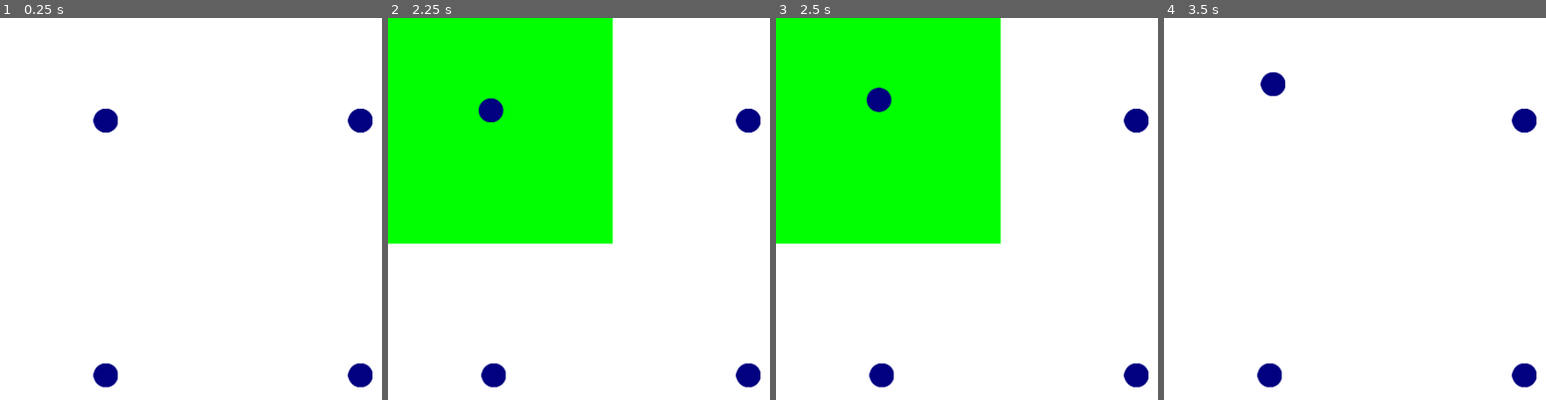
Above: before the commit, frames 1-4 (left to right).
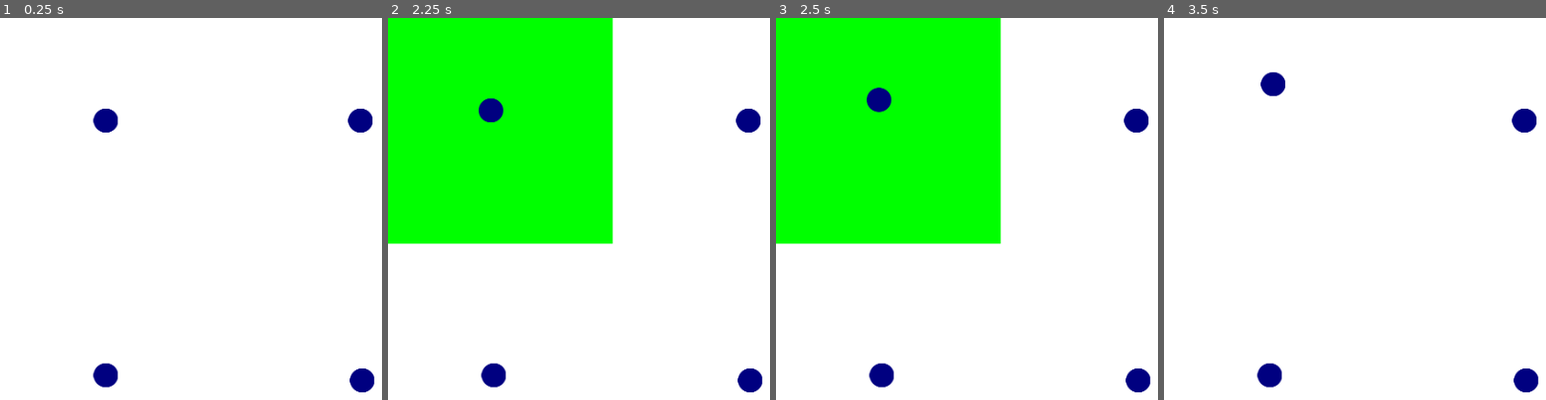
Above: after the commit, the same moments.

Repository: Jcalafange/IA_para_jogos
Game: Godot game, scene res://Cena1.tscn
The game is run twice, just before and just after one commit, with the same random seed, the same clock (stepped at 60 frames per second) and the same inputs. The engine's default icon, where the game draws it, is replaced by a stand-in: a white triangle on a blue panel in a dark square.
Inputs (mouse positions are % of the whole screen's width and height, from its top left):
- Up to frame 1 (0.25 s): no input
- Up to frame 2 (2.25 s): move the mouse to (72, 45) at 0.52 s; hold D (move_right) 0.53-1.28 s; click (72, 45) at 0.67 s; move the mouse to (30, 55) at 1.27 s; hold S (move_down) 1.28-2.03 s; move the mouse to (60, 28) at 2.02 s; hold D (move_right) from 2.03 s (still down)
- Up to frame 3 (2.5 s): keep holding D (move_right)
- Up to frame 4 (3.5 s): move the mouse to (45, 70) at 2.77 s; release D (move_right) at 2.78 s; hold W (move_up) from 2.78 s (still down); click (45, 70) at 2.92 s
The pictures show only the part of the screen within x 37-87%, y 37-87%; the shares and areas given below are measured in that part.

The runs differ from the first frame. In frame 1, 0.2% of the frame differs, in the area x 91-98%, y 90-98%; in frame 2, 0.2%; in frame 3, 0.2%; in frame 4, 0.2%.

Commit message:
PowerUp sendo instanciados aleatoriamente dando velocidade

Diff:
--- a/Cena1.tscn
+++ b/Cena1.tscn
@@ -74,7 +74,7 @@
 position = Vector2(460, 755)
 
 [node name="ball11" parent="GameController" groups=["Balls"] instance=ExtResource("3_glsyj")]
-position = Vector2(760, 755)
+position = Vector2(762, 761)
 
 [node name="HUD" type="CanvasLayer" parent="GameController"]
 
@@ -86,6 +86,7 @@
 color = Color(0, 0, 0, 0.509804)
 
 [node name="Bar" type="ColorRect" parent="GameController/HUD/PlayerLife"]
+layout_mode = 0
 offset_left = 1.0
 offset_top = 1.0
 offset_right = 99.0
--- a/Scripts/GameController.gd
+++ b/Scripts/GameController.gd
@@ -13,6 +13,17 @@
 	distribuir_balls()
 	connect_signals()
 	set_process_input(true)
+
+	var timer = Timer.new()
+	timer.wait_time = 10  # Spawn de power-up a cada 10 segundos
+	timer.one_shot = false
+	timer.connect("timeout", Callable(self, "_on_spawn_power_up_timer_timeout"))
+	add_child(timer)
+	timer.start()
+
+func _on_spawn_power_up_timer_timeout():
+	var random_position = Vector2(randf() * 800, randf() * 600)  # Define uma posição aleatória
+	spawn_power_up(random_position)
 
 # Função para ativar/desativar zonas
 func toggle_zone(zone: Area2D):
@@ -46,6 +57,15 @@
 	for ball in all_balls:
 		ball.connect("destruct_ball", Callable(self, "_on_ball_destructed"))
 
+func spawn_power_up(position: Vector2):
+	var power_up_scene = preload("res://scenes/PowerUp/PowerUp.tscn")  # Caminho para a cena do power-up
+	var power_up_instance = power_up_scene.instantiate()  # Instancia o power-up
+	add_child(power_up_instance)
+	power_up_instance.position = position  # Define a posição do power-up
+
+	# Conecta o power-up ao jogador
+	var player = get_tree().get_nodes_in_group("Player")[0]  # Supondo que o jogador está no grupo "Player"
+	player.connect_power_up(power_up_instance)
 
 func _on_player_status_change(currentLife):
 	hpBar.size.x = (currentLife/100.0) * hpBar.size.x # Replace with function body.
--- a/Scripts/bola.gd
+++ b/Scripts/bola.gd
@@ -81,3 +81,12 @@
 
 func _on_shoot_timer_timeout():
 	can_shoot = true # Replace with function body.
+
+# Função para aumentar a velocidade ao coletar o power-up
+func increase_speed():
+	speed += 50  # Aumenta a velocidade
+	print("Velocidade aumentada para:", speed)
+
+# Função para conectar o power-up ao jogador
+func connect_power_up(power_up):
+	power_up.connect("collected", Callable(self, "increase_speed"))
--- /dev/null
+++ b/Scripts/powerUP.gd
@@ -0,0 +1,12 @@
+extends Area2D
+
+signal collected  # Sinal para notificar quando o power-up é coletado
+
+func _ready():
+	# Conecta o sinal 'body_entered' a esta função
+	connect("body_entered", Callable(self, "_on_body_entered"))
+
+func _on_body_entered(body):
+	if body is CharacterBody2D:  # Verifica se o jogador entrou
+		emit_signal("collected")  # Emite o sinal para o script do jogador
+		queue_free()  # Remove o power-up da cena
--- /dev/null
+++ b/scenes/PowerUp/PowerUp.tscn
@@ -0,0 +1,20 @@
+[gd_scene load_steps=4 format=3 uid="uid://l8txkft3kyl4"]
+
+[ext_resource type="Script" path="res://Scripts/powerUP.gd" id="1_3llar"]
+[ext_resource type="Texture2D" uid="uid://bjr06jd3o4jo8" path="res://sprints/pink_ball.png" id="2_4wcsk"]
+
+[sub_resource type="CircleShape2D" id="CircleShape2D_uoynv"]
+radius = 15.0
+
+[node name="PowerUp" type="Area2D"]
+position = Vector2(-12, -6)
+script = ExtResource("1_3llar")
+
+[node name="Sprite2D" type="Sprite2D" parent="."]
+position = Vector2(12.6705, 5.71387)
+scale = Vector2(0.115872, 0.108372)
+texture = ExtResource("2_4wcsk")
+
+[node name="CollisionShape2D" type="CollisionShape2D" parent="."]
+position = Vector2(12.6705, 5.71387)
+shape = SubResource("CircleShape2D_uoynv")
Binary file added: sprints/pink_ball.png
Not shown, added: sprints/pink_ball.png.import
